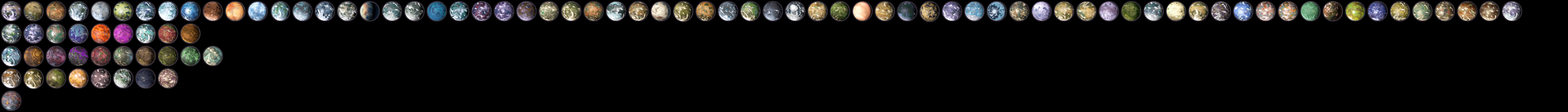
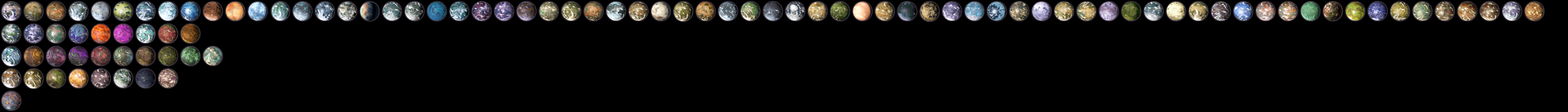
Layers edited between the first and the second (1568, 112) image:
added layer "Layer 108" above "Layer 107" over [1524, 1, 1544, 21]
